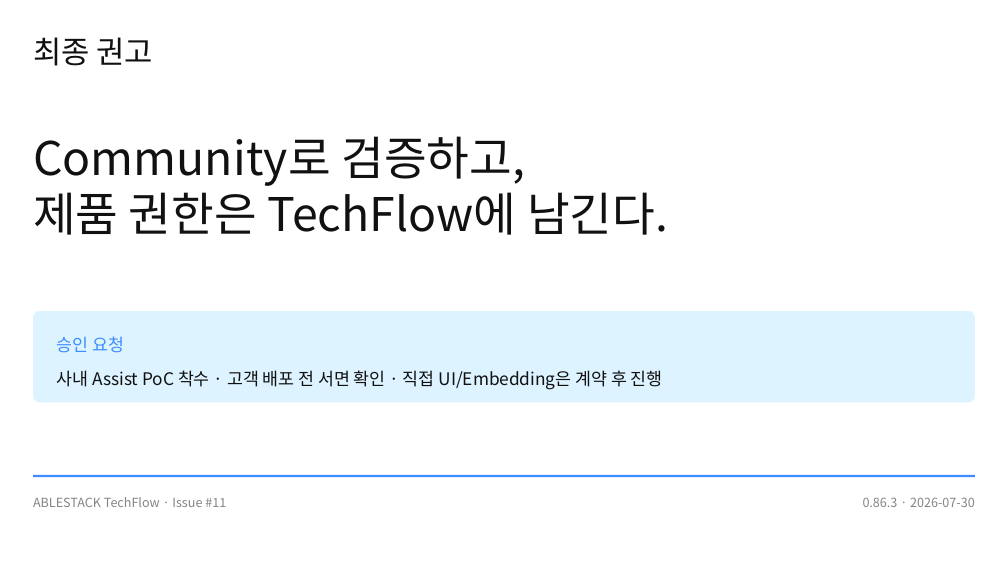
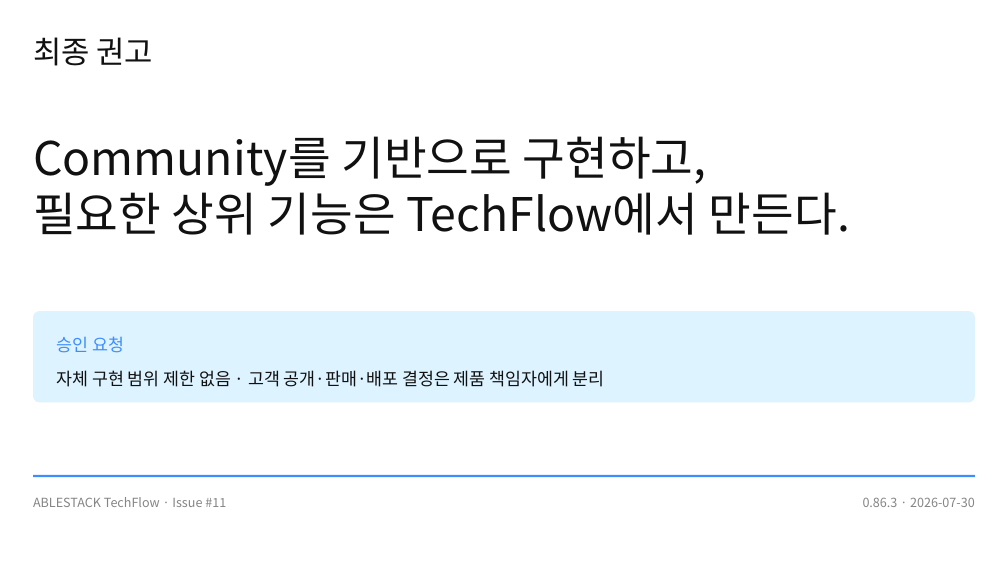
Before and after one commit to ablecloud-team/ablestack-techflow, a slide deck: slide 10 of output/presentation/activepieces-license-review.pptx. Drawn at 1008x567 pixels with LibreOffice and Linux fonts; fonts in the diff are those of the drawing. Boxes give left, top, right and bottom in pixels: in the first picture for what was removed or moved away, otherwise in the second. Text is boxed around its words. In the diff, an @@ line names an element or a change of style, - is before the commit and + after.

Commit message:
docs: TechFlow 자체 구현 원칙 명확화

```diff
--- a/output/presentation/activepieces-license-review.pptx
+++ b/output/presentation/activepieces-license-review.pptx
@@ text at (33, 136, 850, 235): text changed @@
-Community로 검증하고,
-제품 권한은 TechFlow에 남긴다.
+Community를 기반으로 구현하고,
+필요한 상위 기능은 TechFlow에서 만든다.
@@ text at (57, 370, 605, 387): text changed @@
-사내 Assist PoC 착수 · 고객 배포 전 서면 확인 · 직접 UI/Embedding은 계약 후 진행
+자체 구현 범위 제한 없음 · 고객 공개·판매·배포 결정은 제품 책임자에게 분리
```
Also in this commit, not shown: 7 other slides changed, 1 slide added, 1 slide removed, 9 other files.
